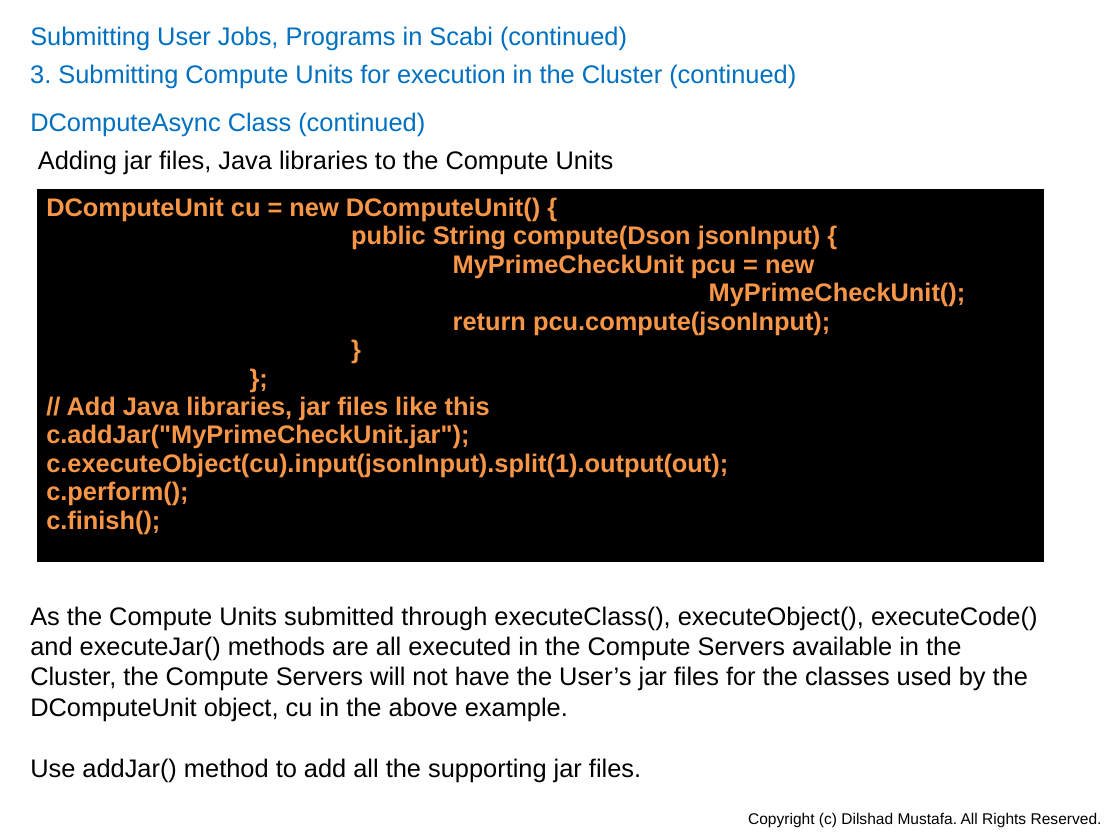
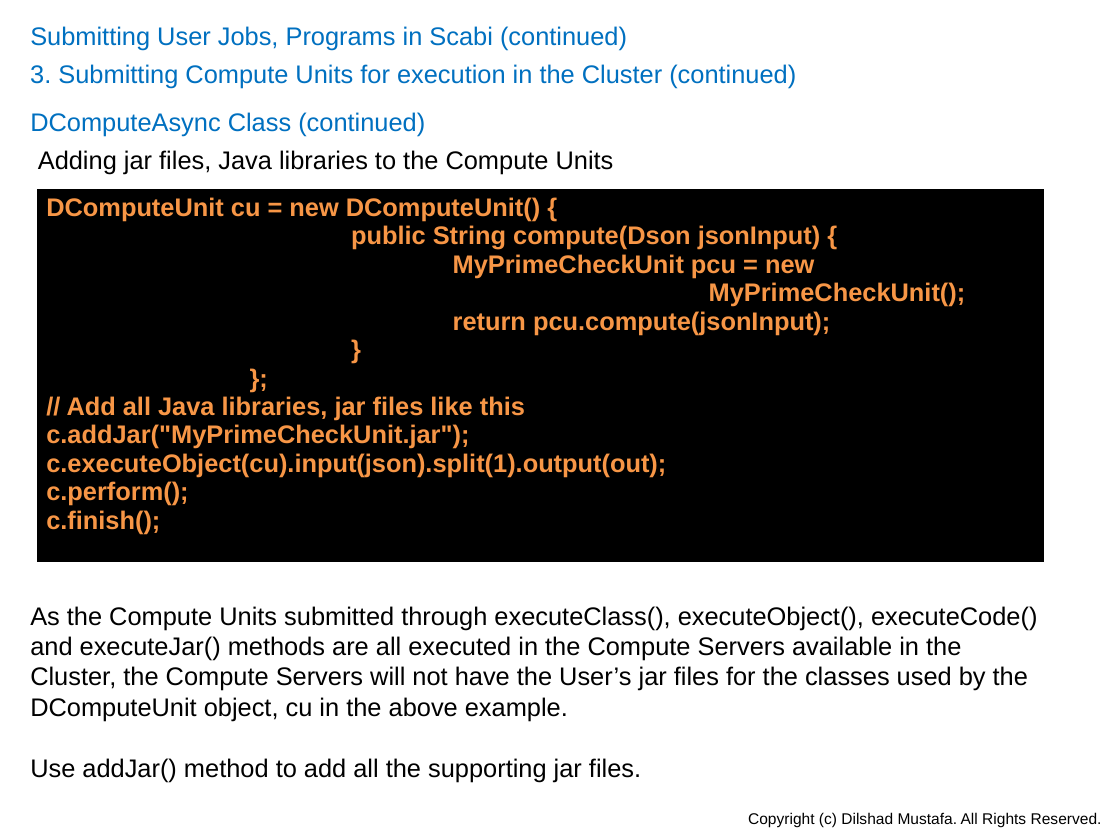
Before and after one commit to dilshadmustafa/scabi, a slide deck: slide 22 of Documentation/Scabi.pptx. Drawn at 1120x840 pixels with LibreOffice and Linux fonts; fonts in the diff are those of the drawing. Boxes give left, top, right and bottom in pixels: in the first picture for what was removed or moved away, otherwise in the second. Text is boxed around its words. In the diff, an @@ line names an element or a change of style, - is before the commit and + after.

```diff
--- a/Documentation/Scabi.pptx
+++ b/Documentation/Scabi.pptx
@@ table at [37, 188, 1045, 564] @@
@@ row 1, column 1: "DComputeUnit cu = new DComputeUnit() { / public String compute(Dson jsonInput) { / MyPrimeCheckUnit pcu = new / MyPrimeCheckUnit(); / return pcu.compute(jsonInput); / } / }; / // Add Java libraries, jar files like this / c.addJar("MyPrimeCheckUnit.jar"); c.executeObject(cu).input(jsonInput).split(1).output(out); / c.perform(); / c.finish();" to "DComputeUnit cu = new DComputeUnit() { / public String compute(Dson jsonInput) { / MyPrimeCheckUnit pcu = new / MyPrimeCheckUnit(); / return pcu.compute(jsonInput); / } / }; / // Add all Java libraries, jar files like this / c.addJar("MyPrimeCheckUnit.jar"); c.executeObject(cu).input(json).split(1).output(out); / c.perform(); / c.finish();" @@
```
Also in this commit, not shown: 36 other slides changed, 7 slides added.
